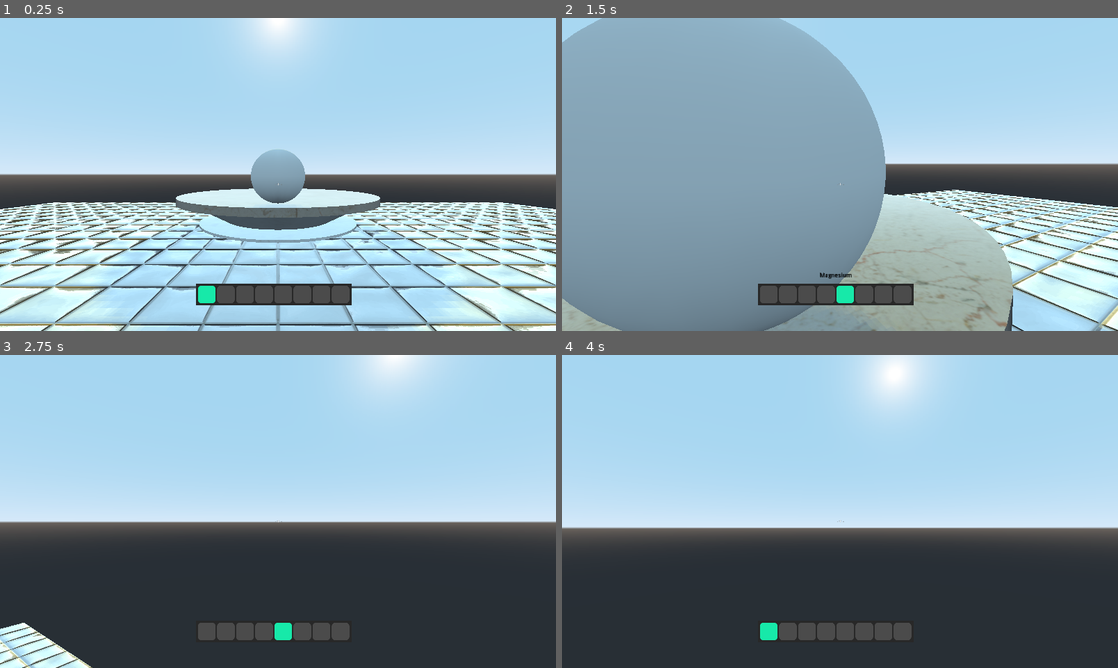
Above: before the commit, frames 1-4 (two rows, left to right).
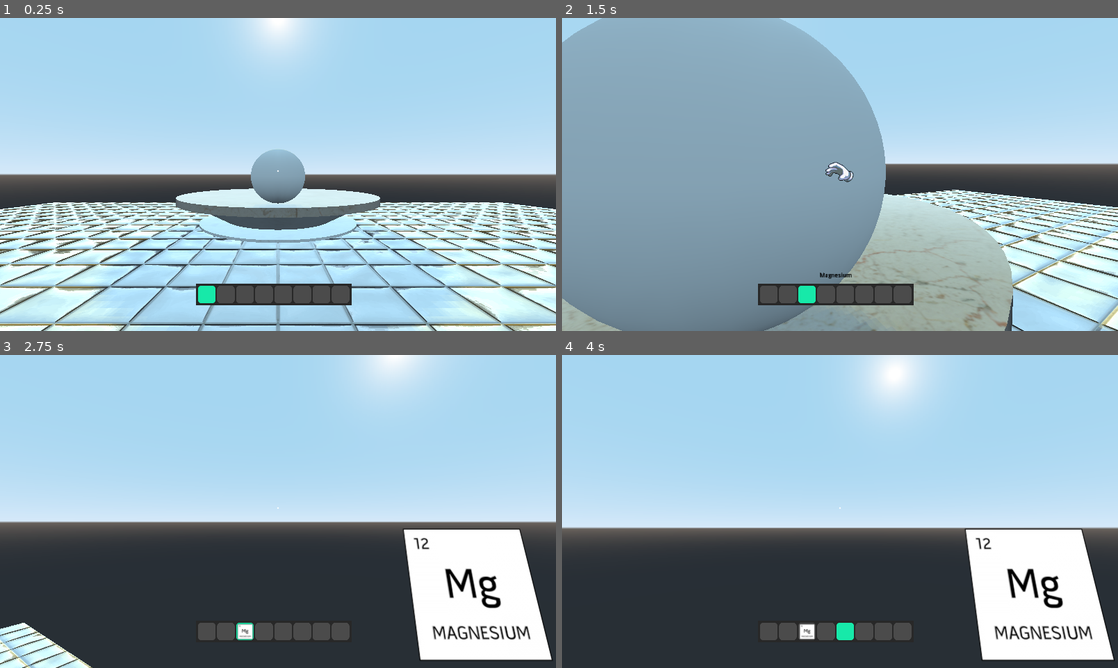
Above: after the commit, the same moments.

Repository: edmundlzen/path-to-chemistry
Game: Godot game, scene res://scenes/Lab.tscn
The game is run twice, just before and just after one commit, with the same random seed, the same clock (stepped at 60 frames per second) and the same inputs. The project has no main scene, so this scene is started directly.
Inputs (mouse positions are in pixels of both pictures, inside the frame that each line leads up to):
- Up to frame 1 (0.25 s): no input
- Up to frame 2 (1.5 s): tap Enter at 0.5 s; move the mouse to (834, 180) at 0.52 s; hold Mouse wheel down (Scroll_Down) 0.53-1.28 s; hold W (Forward) from 0.53 s (still down); tap Space (Jump) at 0.77, 1.07 s; tap Mouse wheel up (Scroll_Up) at 0.8, 1.35 s; move the mouse to (878, 177) at 1.27 s
- Up to frame 3 (2.75 s): keep holding W (Forward); tap Space (Jump) at 1.52, 1.82, 2.3 s; click (316, 514) at 1.55 s; move the mouse to (233, 508) at 2.02 s; press the mouse at (233, 508) at 2.03 s
- Up to frame 4 (4 s): move the mouse to (845, 511) at 2.77 s; release W (Forward) at 2.78 s; release the mouse at (845, 511) at 2.78 s; hold A (Left) 2.78-3.53 s; tap Space (Jump) at 2.85, 3.02, 3.32, 3.5, 3.77 s; tap Mouse wheel down (Scroll_Down) at 3.05 s; move the mouse to (817, 505) at 3.52 s; hold W (Forward) from 3.53 s (still down); hold Mouse wheel down (Scroll_Down) from 3.53 s (still down); tap Mouse wheel up (Scroll_Up) at 3.8 s

The runs differ from the first frame. In frame 1, less than 0.1% of the frame differs, in the area x 49-51%, y 48-54%; in frame 2, 0.5%; in frame 3, 9.7%; in frame 4, 9.8%, in the area x 35-100%, y 48-98%.

Commit message:
Added Hot Bar Functions

Diff:
--- a/godot-project/project.godot
+++ b/godot-project/project.godot
@@ -69,6 +69,16 @@
 "events": [ Object(InputEventMouseButton,"resource_local_to_scene":false,"resource_name":"","device":0,"alt":false,"shi …(212 unchanged characters)…
  ]
 }
+leftMouse={
+"deadzone": 0.5,
+"events": [ Object(InputEventMouseButton,"resource_local_to_scene":false,"resource_name":"","device":0,"alt":false,"shift":false,"control":false,"meta":false,"command":false,"button_mask":0,"position":Vector2( 0, 0 ),"global_position":Vector2( 0, 0 ),"factor":1.0,"button_index":1,"pressed":false,"doubleclick":false,"script":null)
+ ]
+}
+rightMouse={
+"deadzone": 0.5,
+"events": [ Object(InputEventMouseButton,"resource_local_to_scene":false,"resource_name":"","device":0,"alt":false,"shift":false,"control":false,"meta":false,"command":false,"button_mask":0,"position":Vector2( 0, 0 ),"global_position":Vector2( 0, 0 ),"factor":1.0,"button_index":2,"pressed":false,"doubleclick":false,"script":null)
+ ]
+}
 
 [rendering]
 
--- a/godot-project/scenes/Player.tscn
+++ b/godot-project/scenes/Player.tscn
@@ -1,7 +1,8 @@
-[gd_scene load_steps=6 format=2]
+[gd_scene load_steps=7 format=2]
 
 [ext_resource path="res://scripts/Player.gd" type="Script" id=1]
 [ext_resource path="res://assets/Enviroments/Day.tres" type="Environment" id=2]
+[ext_resource path="res://assets/Crosshair.png" type="Texture" id=3]
 
 [sub_resource type="CapsuleShape" id=1]
 radius = 0.5
@@ -37,6 +38,9 @@
 enabled = true
 cast_to = Vector3( 0, -1, 4 )
 
+[node name="Sprite3D" type="Sprite3D" parent="Head/Camera"]
+transform = Transform( 0.3, 0, 0, 0, 0.292101, 0.22796, 0, -0.068388, 0.97367, 1.07161, -0.432497, -1.22584 )
+
 [node name="CollisionShape" type="CollisionShape" parent="."]
 transform = Transform( 1, 0, 0, 0, -1.62921e-07, -1, 0, 1, -1.62921e-07, 0, 1.25, 0 )
 shape = SubResource( 1 )
@@ -45,6 +49,11 @@
 transform = Transform( 1, 0, 0, 0, -1.62921e-07, -1, 0, 1, -1.62921e-07, 0, 1.25, 0 )
 mesh = SubResource( 2 )
 material/0 = null
+
+[node name="Crosshair" type="Sprite" parent="."]
+position = Vector2( 640, 352 )
+texture = ExtResource( 3 )
+flip_h = true
 
 [node name="Label" type="Label" parent="."]
 margin_left = 566.054
@@ -57,16 +66,6 @@
 align = 1
 valign = 1
 autowrap = true
-__meta__ = {
-"_edit_use_anchors_": false
-}
-
-[node name="Label2" type="Label" parent="."]
-margin_left = 632.0
-margin_top = 376.0
-margin_right = 650.0
-margin_bottom = 392.0
-text = "-+-"
 __meta__ = {
 "_edit_use_anchors_": false
 }
@@ -99,12 +98,20 @@
 rect_min_size = Vector2( 40, 40 )
 custom_styles/panel = SubResource( 3 )
 
+[node name="Sprite" type="Sprite" parent="Hotbar/GridContainer/Panel1"]
+position = Vector2( 20, 20 )
+scale = Vector2( 0.15, 0.15 )
+
 [node name="Panel2" type="Panel" parent="Hotbar/GridContainer"]
 margin_left = 44.0
 margin_right = 84.0
 margin_bottom = 40.0
 rect_min_size = Vector2( 40, 40 )
 custom_styles/panel = SubResource( 3 )
+
+[node name="Sprite" type="Sprite" parent="Hotbar/GridContainer/Panel2"]
+position = Vector2( 20, 20 )
+scale = Vector2( 0.15, 0.15 )
 
 [node name="Panel3" type="Panel" parent="Hotbar/GridContainer"]
 margin_left = 88.0
@@ -113,12 +120,20 @@
 rect_min_size = Vector2( 40, 40 )
 custom_styles/panel = SubResource( 3 )
 
+[node name="Sprite" type="Sprite" parent="Hotbar/GridContainer/Panel3"]
+position = Vector2( 20, 20 )
+scale = Vector2( 0.15, 0.15 )
+
 [node name="Panel4" type="Panel" parent="Hotbar/GridContainer"]
 margin_left = 132.0
 margin_right = 172.0
 margin_bottom = 40.0
 rect_min_size = Vector2( 40, 40 )
 custom_styles/panel = SubResource( 3 )
+
+[node name="Sprite" type="Sprite" parent="Hotbar/GridContainer/Panel4"]
+position = Vector2( 20, 20 )
+scale = Vector2( 0.15, 0.15 )
 
 [node name="Panel5" type="Panel" parent="Hotbar/GridContainer"]
 margin_left = 176.0
@@ -127,12 +142,20 @@
 rect_min_size = Vector2( 40, 40 )
 custom_styles/panel = SubResource( 3 )
 
+[node name="Sprite" type="Sprite" parent="Hotbar/GridContainer/Panel5"]
+position = Vector2( 20, 20 )
+scale = Vector2( 0.15, 0.15 )
+
 [node name="Panel6" type="Panel" parent="Hotbar/GridContainer"]
 margin_left = 220.0
 margin_right = 260.0
 margin_bottom = 40.0
 rect_min_size = Vector2( 40, 40 )
 custom_styles/panel = SubResource( 3 )
+
+[node name="Sprite" type="Sprite" parent="Hotbar/GridContainer/Panel6"]
+position = Vector2( 20, 20 )
+scale = Vector2( 0.15, 0.15 )
 
 [node name="Panel7" type="Panel" parent="Hotbar/GridContainer"]
 margin_left = 264.0
@@ -141,9 +164,17 @@
 rect_min_size = Vector2( 40, 40 )
 custom_styles/panel = SubResource( 3 )
 
+[node name="Sprite" type="Sprite" parent="Hotbar/GridContainer/Panel7"]
+position = Vector2( 20, 20 )
+scale = Vector2( 0.15, 0.15 )
+
 [node name="Panel8" type="Panel" parent="Hotbar/GridContainer"]
 margin_left = 308.0
 margin_right = 348.0
 margin_bottom = 40.0
 rect_min_size = Vector2( 40, 40 )
 custom_styles/panel = SubResource( 3 )
+
+[node name="Sprite" type="Sprite" parent="Hotbar/GridContainer/Panel8"]
+position = Vector2( 20, 20 )
+scale = Vector2( 0.15, 0.15 )
--- a/godot-project/scripts/Player.gd
+++ b/godot-project/scripts/Player.gd
@@ -11,6 +11,11 @@
 var Score = 1
 var Style = StyleBoxFlat.new()
 var Original = StyleBoxFlat.new()
+var Store = {
+		'Slot1':'','Slot2':'','Slot3':'',
+		'Slot4':'','Slot5':'','Slot6':'',
+		'Slot7':'','Slot8':''
+		}
 
 func _ready():
 	Input.set_mouse_mode(Input.MOUSE_MODE_CAPTURED)
@@ -29,22 +34,30 @@
 		Rotation += Delta
 	if Input.is_action_pressed("Scroll_Up"):
 		if Score < 8:
+			get_node("Hotbar/GridContainer/Panel"+str(Score)).set('custom_styles/panel', Original)
 			Score += 1
 			get_node("Hotbar/GridContainer/Panel"+str(Score)).set('custom_styles/panel', Style)
-			get_node("Hotbar/GridContainer/Panel"+str(Score-1)).set('custom_styles/panel', Original)
 		else:
+			get_node("Hotbar/GridContainer/Panel8").set('custom_styles/panel', Original)
 			Score = 1
 			get_node("Hotbar/GridContainer/Panel"+str(Score)).set('custom_styles/panel', Style)
-			get_node("Hotbar/GridContainer/Panel8").set('custom_styles/panel', Original)
-	elif Input.is_action_pressed("Scroll_Down"):
+	if Input.is_action_pressed("Scroll_Down"):
 		if Score > 1:
+			get_node("Hotbar/GridContainer/Panel"+str(Score)).set('custom_styles/panel', Original)
 			Score -= 1
 			get_node("Hotbar/GridContainer/Panel"+str(Score)).set('custom_styles/panel', Style)
-			get_node("Hotbar/GridContainer/Panel"+str(Score+1)).set('custom_styles/panel', Original)
 		else:
+			get_node("Hotbar/GridContainer/Panel1").set('custom_styles/panel', Original)
 			Score = 8
 			get_node("Hotbar/GridContainer/Panel"+str(Score)).set('custom_styles/panel', Style)
-			get_node("Hotbar/GridContainer/Panel1").set('custom_styles/panel', Original)
+	if Input.is_action_pressed("leftMouse"):
+		if $Crosshair.texture.resource_path == 'res://assets/Hand.png':
+			var Collider = $Head/Camera/RayCast.get_collider()
+			if Collider.is_in_group('Item'):
+				Collider.queue_free()
+				Store['Slot'+str(Score)] == 'Mg'
+				get_node("Hotbar/GridContainer/Panel"+str(Score)+"/Sprite").texture = load("res://assets/Mg.png")
+				get_node("Head/Camera/Sprite3D").texture = load("res://assets/Mg.png")
 
 func _process(_delta):
 	if Input.is_action_just_pressed("Escape"):
@@ -86,5 +99,7 @@
 		var Collider = $Head/Camera/RayCast.get_collider()
 		if Collider.is_in_group('Item'):
 			$Label.text = 'Magnesium'
+			$Crosshair.set_texture(preload("res://assets/Hand.png"))
 	else:
 		$Label.text = ''
+		$Crosshair.set_texture(preload("res://assets/Crosshair.png"))
Binary file added: godot-project/assets/Crosshair.png
Not shown, added: godot-project/assets/Crosshair.png.import
Binary file added: godot-project/assets/Hand.png
Not shown, added: godot-project/assets/Hand.png.import
Binary file added: godot-project/assets/Mg.png
Not shown, added: godot-project/assets/Mg.png.import
Not shown, added: godot-project/assets/PngItem_2147922.xcf
